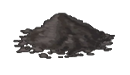
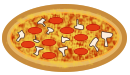
Layer changes from the first 130px x 75px image to the second:
showed group "Shrooms" (10 layers) over [16, 18, 113, 57]
painted on "Shape 10" over [101, 31, 113, 47]
painted on "Shape 8" over [37, 18, 46, 28]
painted on "Shape 7" over [33, 45, 44, 56]
painted on "Shape 6" over [16, 30, 25, 42]
painted on "Shape 5" over [61, 35, 70, 43]
painted on "Shape 4" over [74, 19, 84, 30]
painted on "Shape 3" over [89, 37, 99, 52]
painted on "Shape 2" over [58, 44, 68, 57]
showed group "Peps" (9 layers) over [21, 17, 100, 59]
painted on "Pep copy 8" over [42, 49, 56, 59]
painted on "Pep copy 7" over [86, 24, 100, 32]
painted on "Pep copy 6" over [42, 38, 56, 46]
painted on "Pep copy 5" over [60, 27, 74, 34]
painted on "Pep copy 4" over [74, 34, 88, 41]
painted on "Pep copy 3" over [21, 40, 35, 48]
painted on "Pep copy 2" over [49, 17, 63, 26]
painted on "Pep copy" over [74, 46, 88, 55]
painted on "Pep" over [28, 27, 42, 34]
showed "Cheese", painted on it over [6, 8, 122, 70]
showed "Sauce", painted on it over [10, 12, 119, 63]
showed "Cruset cooked", painted on it over [2, 4, 127, 72]
showed "Cruset", painted on it over [2, 4, 127, 72]
hid "Layer 2" over [11, 7, 119, 67]
…and 2 more changes (2 painted)
